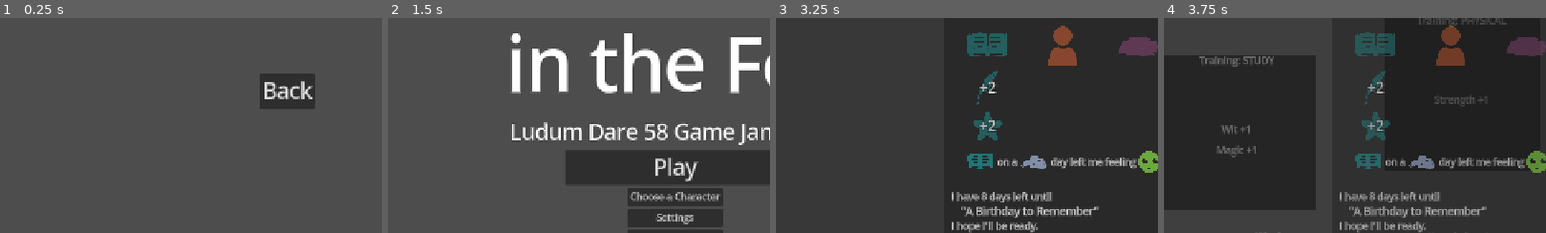
Above: before the commit, frames 1-4 (left to right).
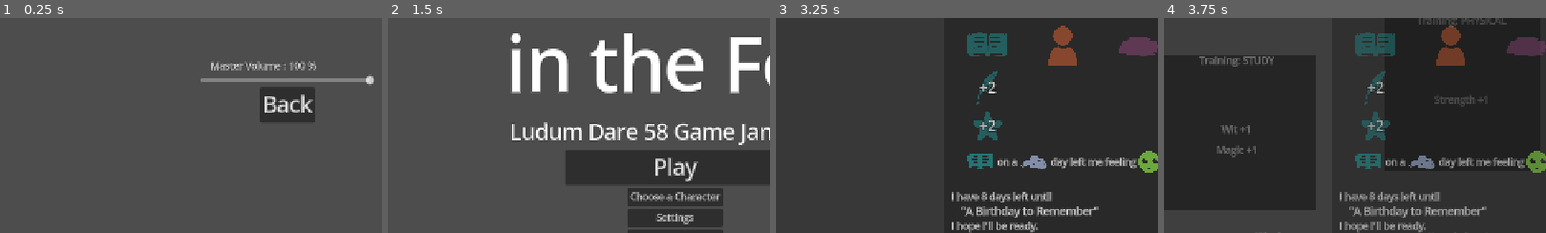
Above: after the commit, the same moments.

Repository: SamBumgardner/ld-58-game
Game: Godot game, scene res://src/menus/settings/settings_menu.tscn
Two runs of this game, one before a commit and one after it. Both use one fixed random seed, a clock stepped at 60 frames per second and the inputs below. This scene is started directly instead of the project's main scene. The engine's default icon, where the game draws it, is replaced by a stand-in: a white triangle on a blue panel in a dark square.
Inputs (mouse positions are % of the whole screen's width and height, from its top left):
- Up to frame 1 (0.25 s): no input
- Up to frame 2 (1.5 s): tap Enter at 0.5 s; move the mouse to (72, 45) at 0.52 s; click "Back" at 1.25 s
- Up to frame 3 (3.25 s): click "Play" at 2 s; click (22, 60) at 2.77 s
- Up to frame 4 (3.75 s): click "Continue to Next Day" at 3.5 s
The pictures show only the part of the screen within x 12-62%, y 33-83%; the shares and areas given below are measured in that part.

The runs differ from the first frame. In frame 1, 3.8% of the frame differs, in the area x 52-98%, y 20-49%; in frame 2, less than 0.1%; in frame 3, less than 0.1%; in frame 4, less than 0.1%.

Commit message:
Add Volume Slider for Master Volume

Diff:
--- a/game/src/menus/settings/settings_menu_content.tscn
+++ b/game/src/menus/settings/settings_menu_content.tscn
@@ -1,8 +1,9 @@
-[gd_scene load_steps=4 format=3 uid="uid://bmh68yefaofg8"]
+[gd_scene load_steps=5 format=3 uid="uid://bmh68yefaofg8"]
 
 [ext_resource type="Theme" uid="uid://d0ltv0r1flidc" path="res://assets/themes/default.tres" id="1_xi740"]
 [ext_resource type="Script" uid="uid://dxco6t3rwdn4f" path="res://src/menus/settings/settings_menu_content.gd" id="1_ygsja"]
 [ext_resource type="Theme" uid="uid://dij3inof1d6xx" path="res://assets/themes/button_big.tres" id="2_xi740"]
+[ext_resource type="PackedScene" uid="uid://bnfwtncedr0e4" path="res://src/menus/settings/volume/volume_slider.tscn" id="3_my5v2"]
 
 [node name="SettingsMenuContent" type="VBoxContainer"]
 anchors_preset = 15
@@ -12,6 +13,9 @@
 grow_vertical = 2
 theme = ExtResource("1_xi740")
 script = ExtResource("1_ygsja")
+
+[node name="VolumeSlider" parent="." instance=ExtResource("3_my5v2")]
+layout_mode = 2
 
 [node name="MarginContainer" type="MarginContainer" parent="."]
 layout_mode = 2
--- /dev/null
+++ b/game/src/menus/settings/volume/volume_slider.gd
@@ -0,0 +1,32 @@
+extends Control
+
+#region node init
+@export
+var audioBusNameToEdit: StringName = "Master";
+
+@onready var hSliderVolume: HSlider = $%HSliderVolume;
+@onready var displayPercentValue: Label = $%PercentValue;
+
+var audioBusIndex: int = 0;
+const displayPercentageMultiplier = 100
+#endregion
+
+func _ready() -> void:
+    audioBusIndex = AudioServer.get_bus_index(audioBusNameToEdit)
+
+    if audioBusIndex == -1:
+        print_debug("Audio bus not found of name:", audioBusNameToEdit)
+        return
+
+    hSliderVolume.value = (
+        db_to_linear(AudioServer.get_bus_volume_db(audioBusIndex))
+        * displayPercentageMultiplier
+    )
+
+func _buildVolumePercentage(value: int) -> String:
+    return str(value)
+
+func _on_h_slider_volume_value_changed(updated_value):
+    var updated_volume_db = linear_to_db(updated_value / displayPercentageMultiplier)
+    AudioServer.set_bus_volume_db(audioBusIndex, updated_volume_db)
+    displayPercentValue.text = _buildVolumePercentage(updated_value)
--- /dev/null
+++ b/game/src/menus/settings/volume/volume_slider.tscn
@@ -0,0 +1,52 @@
+[gd_scene load_steps=3 format=3 uid="uid://bnfwtncedr0e4"]
+
+[ext_resource type="Script" uid="uid://b3p3rtsr1i0qb" path="res://src/menus/settings/volume/volume_slider.gd" id="1_7iqg0"]
+[ext_resource type="Theme" uid="uid://d0ltv0r1flidc" path="res://assets/themes/default.tres" id="1_174ar"]
+
+[node name="VolumeSlider" type="VBoxContainer"]
+anchors_preset = 15
+anchor_right = 1.0
+anchor_bottom = 1.0
+grow_horizontal = 2
+grow_vertical = 2
+theme = ExtResource("1_174ar")
+script = ExtResource("1_7iqg0")
+
+[node name="HBoxContainer" type="HBoxContainer" parent="."]
+layout_mode = 2
+alignment = 1
+
+[node name="HalfText" type="HBoxContainer" parent="HBoxContainer"]
+layout_mode = 2
+size_flags_horizontal = 3
+
+[node name="Label" type="Label" parent="HBoxContainer/HalfText"]
+layout_mode = 2
+size_flags_horizontal = 3
+text = "Master Volume"
+horizontal_alignment = 2
+
+[node name="Colon" type="Label" parent="HBoxContainer/HalfText"]
+layout_mode = 2
+text = ":"
+
+[node name="HalfValue" type="HBoxContainer" parent="HBoxContainer"]
+layout_mode = 2
+size_flags_horizontal = 3
+
+[node name="PercentValue" type="Label" parent="HBoxContainer/HalfValue"]
+unique_name_in_owner = true
+layout_mode = 2
+text = "0"
+
+[node name="PercentSign" type="Label" parent="HBoxContainer/HalfValue"]
+layout_mode = 2
+size_flags_horizontal = 3
+text = "%"
+
+[node name="HSliderVolume" type="HSlider" parent="."]
+unique_name_in_owner = true
+layout_mode = 2
+
+[connection signal="value_changed" from="HSliderVolume" to="." method="_on_h_slider_volume_value_changed"]
+[connection signal="value_changed" from="HSliderVolume" to="." method="_on_h_slider_value_changed"]
Not shown, added: game/src/menus/settings/volume/volume_slider.gd.uid
